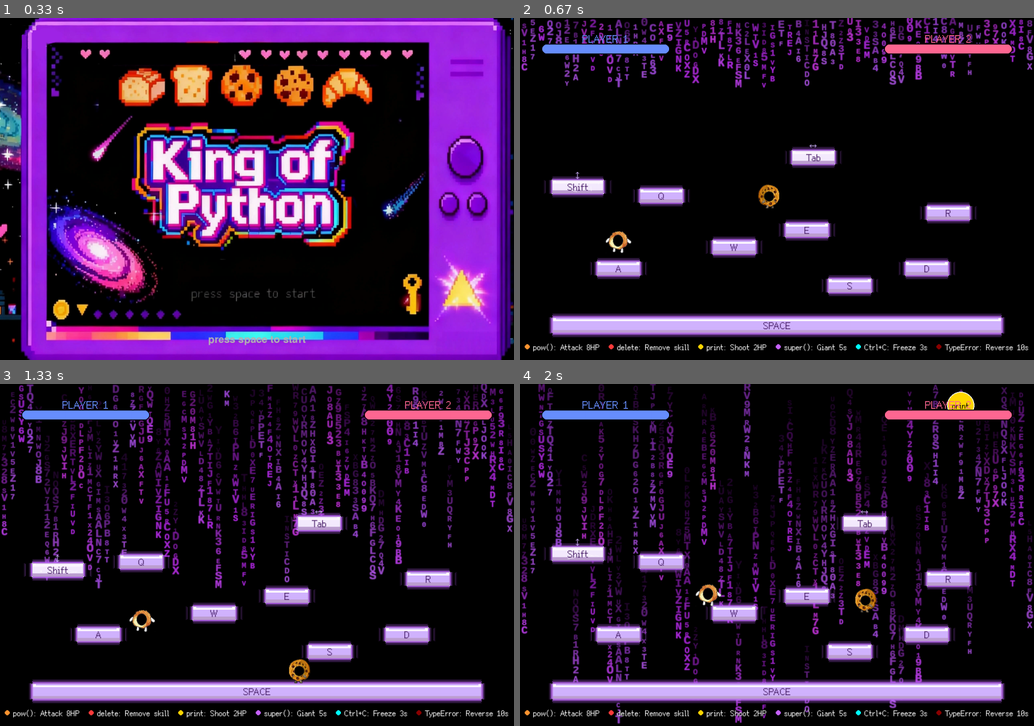
Above: before the commit, frames 1-4 (two rows, left to right).
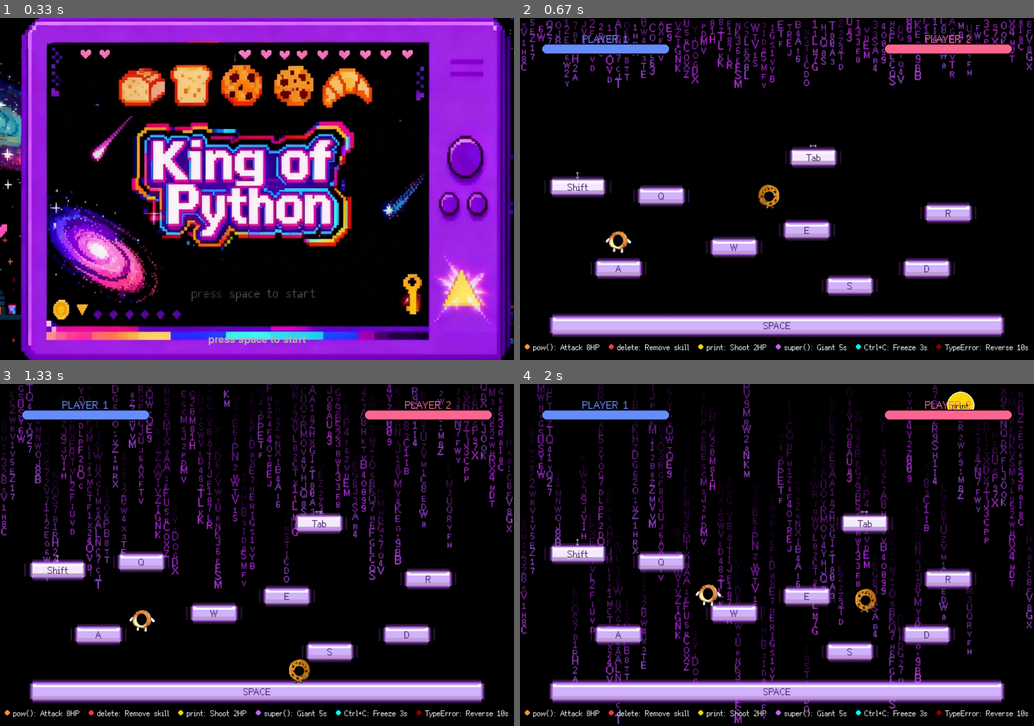
Above: after the commit, the same moments.

Repository: xueyu-coco/King-of-Python
Game: pygame game, started from main.py
Two runs of this game, one before a commit and one after it. Both use one fixed random seed, a clock stepped at 60 frames per second and the inputs below.
Inputs:
- Up to frame 1 (0.33 s): no input
- Up to frame 2 (0.67 s): tap S at 0.33 s
- Up to frame 3 (1.33 s): tap A at 0.67 s; hold Right from 1 s (still down); hold D from 1 s (still down)
- Up to frame 4 (2 s): release Right at 1.47 s; release D at 1.47 s; hold Up 1.5-1.8 s; hold W 1.5-1.8 s; hold Right from 1.83 s (still down); hold D from 1.83 s (still down)

Frame 1 is identical in both runs. In frame 2, 4.4% of the frame differs, in the area x 0-100%, y 0-21%; in frame 3, 8.8%; in frame 4, 9.5%, in the area x 0-100%, y 0-100%.

Commit message:
background: force use project pixel font in embedded background

Diff:
--- a/main.py
+++ b/main.py
@@ -257,6 +257,13 @@
         # initialize background module sizes and streams (no new display)
         background.init(WIDTH, HEIGHT, create_display=False)
         background.set_surface(screen)
+        # 强制使用项目内的像素字体以确保嵌入时的视觉与独立运行一致
+        try:
+            background.module_font = pygame.font.Font(FONT_PATH, background.font_size)
+            background.module_is_pixel_font = True
+        except Exception:
+            # 如果字体加载失败，忽略并允许模块回退到默认字体
+            pass
     except Exception:
         pass
 
